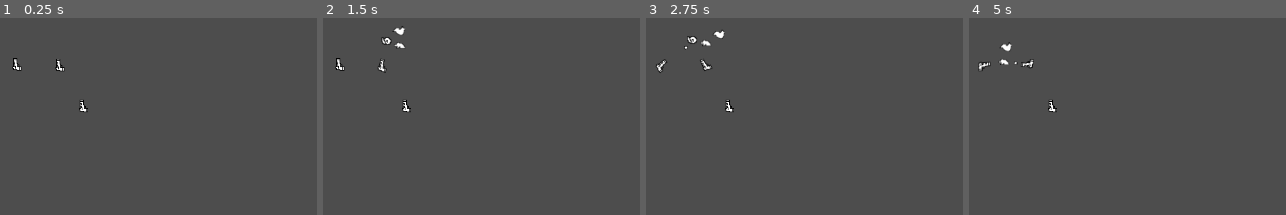
Above: before the commit, frames 1-4 (left to right).
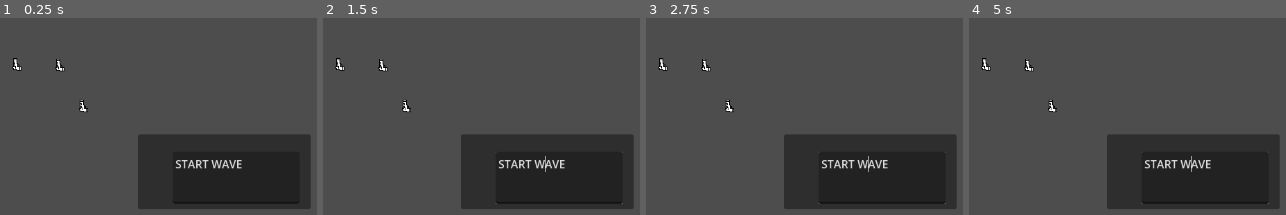
Above: after the commit, the same moments.

Repository: 100-Devs-1-Game/MossyMarchDefense
Game: Godot game, scene res://game/debug/debug_pathing.tscn
The game is run twice, just before and just after one commit, with the same random seed, the same clock (stepped at 60 frames per second) and the same inputs.
Inputs (mouse positions are in pixels of both pictures, inside the frame that each line leads up to):
- Up to frame 1 (0.25 s): no input
- Up to frame 2 (1.5 s): click (548, 171) at 0.52 s; click (548, 171) at 1.27 s
- Up to frame 3 (2.75 s): click (871, 171) at 2.02 s
- Up to frame 4 (5 s): no input

The runs differ from the first frame. In frame 1, 20% of the frame differs, in the area x 43-98%, y 59-97%; in frame 2, 21%; in frame 3, 21%, in the area x 3-98%, y 6-97%; in frame 4, 21%.

Commit message:
Minor adjustments to wave system

Diff:
--- a/src/game/debug/debug_pathing.tscn
+++ b/src/game/debug/debug_pathing.tscn
@@ -6,6 +6,8 @@
 [ext_resource type="PackedScene" uid="uid://ht2s7wyyb24a" path="res://game/towers/debug_tower.tscn" id="4_c0637"]
 [ext_resource type="Script" uid="uid://5t10kxtq3ygk" path="res://resources/wave_data/wave_data.gd" id="4_m20e2"]
 [ext_resource type="Resource" uid="uid://cp0m4fvr7el0l" path="res://resources/wave_data/debug_wave.tres" id="5_y7ob1"]
+[ext_resource type="Resource" uid="uid://d1ymdojc624f7" path="res://resources/wave_data/debug_wave2.tres" id="6_x30bg"]
+[ext_resource type="PackedScene" uid="uid://d0olvwfao1xk1" path="res://game/ui/wave_start_button.tscn" id="7_y7ob1"]
 
 [sub_resource type="Environment" id="Environment_m20e2"]
 
@@ -40,16 +42,17 @@
 
 [node name="Enemies" type="Node2D" parent="." groups=["enemies_group"]]
 
-[node name="LevelManager" parent="." node_paths=PackedStringArray("first_path_node", "enemy_spawner") instance=ExtResource("3_gsljs")]
+[node name="LevelManager" parent="." node_paths=PackedStringArray("first_path_node", "enemy_spawner", "wave_start_button") instance=ExtResource("3_gsljs")]
 player_worms = 20
 first_path_node = NodePath("../PathNode")
 enemy_spawner = NodePath("../EnemySpawner")
+wave_start_button = NodePath("../WaveStart")
 
 [node name="EnemySpawner" parent="." node_paths=PackedStringArray("level_manager", "spawner_path_node") instance=ExtResource("3_oeym1")]
 level_manager = NodePath("../LevelManager")
 base_spawn_time = 0.3
 spawner_path_node = NodePath("../PathNode")
-wave_set = Array[ExtResource("4_m20e2")]([ExtResource("5_y7ob1")])
+wave_set = Array[ExtResource("4_m20e2")]([ExtResource("5_y7ob1"), ExtResource("6_x30bg")])
 
 [node name="WorldEnvironment" type="WorldEnvironment" parent="."]
 environment = SubResource("Environment_m20e2")
@@ -73,3 +76,9 @@
 
 [node name="debug_tower3" parent="." instance=ExtResource("4_c0637")]
 position = Vector2(128, 127)
+
+[node name="WaveStart" parent="." instance=ExtResource("7_y7ob1")]
+offset_left = 209.0
+offset_top = 168.0
+offset_right = 458.0
+offset_bottom = 276.0
--- a/src/game/level/enemy_spawner.gd
+++ b/src/game/level/enemy_spawner.gd
@@ -1,7 +1,8 @@
 extends Node
 
+
 var enemy_queue : Array[String]
-var spawning_enemies := true
+var spawning_enemies := false
 var enemy = preload("res://game/enemies/debug_enemy.tscn")
 
 
@@ -21,7 +22,6 @@
 
 func _ready():
 	spawn_timer.timeout.connect(on_spawn_timer_timeout)
-	new_round()
 
 
 func spawn_next_enemy():
@@ -39,8 +39,9 @@
 	else:
 		spawn_timer.start()
 
-func new_round():
-	var wave = wave_set[level_manager.current_wave - 1]
+func start_wave():
+	spawning_enemies = true
+	var wave = wave_set[level_manager.current_wave - 1].duplicate()
 	enemy_queue = wave.enemy_queue
 	spawn_timer.wait_time = wave.enemy_spawn_timer
 	spawn_timer.start()
--- a/src/game/level/level_manager.gd
+++ b/src/game/level/level_manager.gd
@@ -1,4 +1,6 @@
 extends Node
+
+const NUM_WAVES = 2
 
 var enemy_queue
 var current_wave := 1
@@ -9,6 +11,10 @@
 @export var first_path_node : Node2D
 @export var enemy_spawner : Node
 @export var player_money : int
+@export var wave_start_button : Button
+
+func _ready():
+	wave_start_button.pressed.connect(on_wave_start_button_pressed)
 
 func get_first_path_node():
 	return first_path_node
@@ -17,7 +23,7 @@
 	player_worms -= 1
 
 	if player_worms == 0:
-		get_tree().quit()
+		lose_game()
 
 	adjust_enemies(-1)
 
@@ -25,4 +31,29 @@
 	enemies_on_screen += modifier
 
 	if enemies_on_screen == 0 and enemy_spawner.spawning_enemies == false:
-		print("we outta enemies")
+		end_wave()
+
+func start_wave():
+	between_waves = false
+	wave_start_button.visible = false
+	enemy_spawner.start_wave()
+
+func end_wave():
+	current_wave += 1
+
+	if current_wave > NUM_WAVES:
+		win_game()
+	else:
+		between_waves = true
+		wave_start_button.visible = true
+
+# TODO: Obviously this aint the final functions for winning nor losing
+func win_game():
+	print("You Won!")
+
+func lose_game():
+	get_tree().quit()
+
+func on_wave_start_button_pressed():
+	if between_waves:
+		start_wave()
--- /dev/null
+++ b/src/game/ui/wave_start_button.tscn
@@ -0,0 +1,19 @@
+[gd_scene format=3 uid="uid://d0olvwfao1xk1"]
+
+[node name="WaveStart" type="Button"]
+anchors_preset = 15
+anchor_right = 1.0
+anchor_bottom = 1.0
+offset_right = -893.0
+offset_bottom = -536.0
+grow_horizontal = 2
+grow_vertical = 2
+
+[node name="TextEdit" type="TextEdit" parent="."]
+layout_mode = 0
+offset_left = 50.0
+offset_top = 25.0
+offset_right = 233.0
+offset_bottom = 100.0
+text = "START WAVE
+"
--- /dev/null
+++ b/src/resources/wave_data/debug_wave2.tres
@@ -0,0 +1,8 @@
+[gd_resource type="Resource" script_class="Wave" load_steps=2 format=3 uid="uid://d1ymdojc624f7"]
+
+[ext_resource type="Script" uid="uid://5t10kxtq3ygk" path="res://resources/wave_data/wave_data.gd" id="1_vvfsp"]
+
+[resource]
+script = ExtResource("1_vvfsp")
+enemy_queue = Array[String](["snail", "snail", "snail", "snail", "snail"])
+metadata/_custom_type_script = "uid://5t10kxtq3ygk"
Not shown: 1 places in src/game/debug/debug_pathing.tscn that only renumber resources
